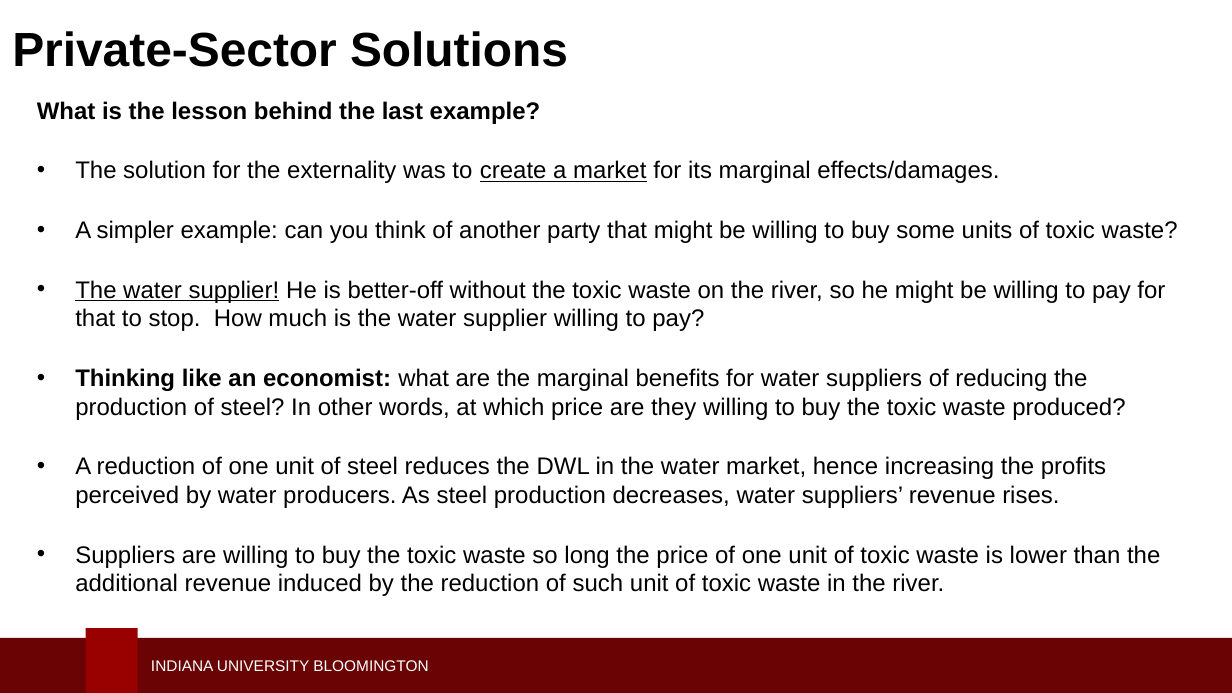
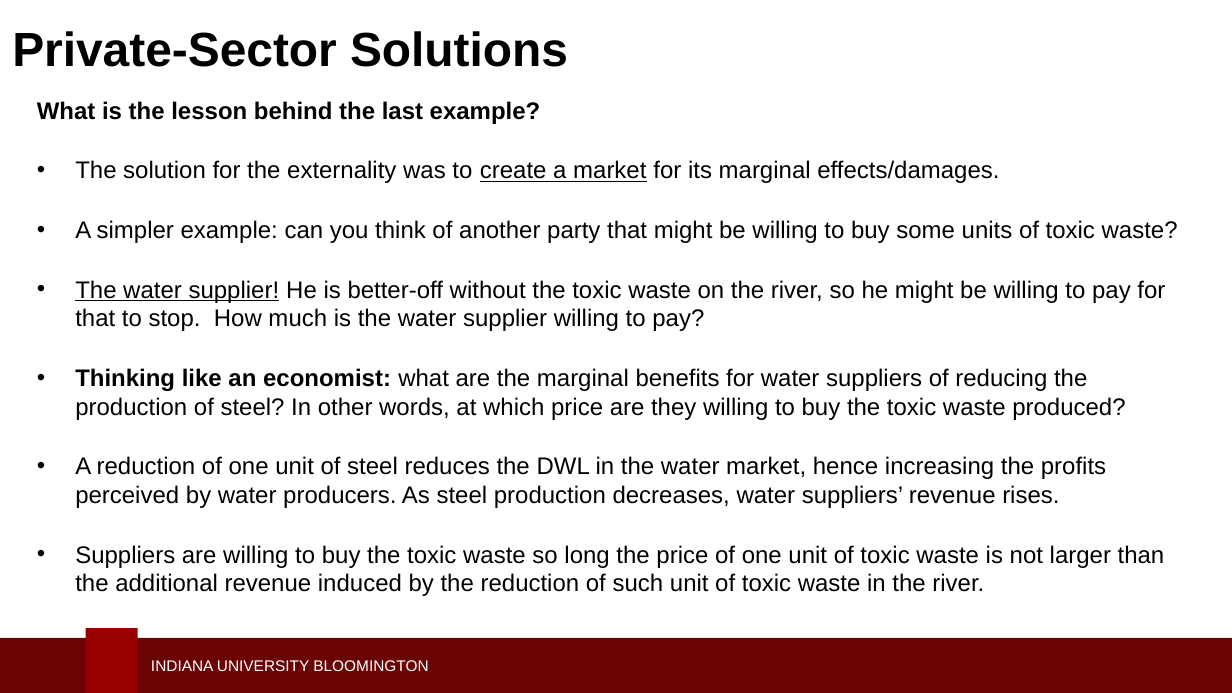
Before and after one commit to LuisNavarro07/Personal_Website, a slide deck: slide 8 of content/teaching/v202/slides/8_Externalities2.pptx. Drawn at 1232x693 pixels with LibreOffice and Linux fonts; fonts in the diff are those of the drawing; background and template pictures are left out. Boxes give left, top, right and bottom in pixels: in the first picture for what was removed or moved away, otherwise in the second. Text is boxed around its words. In the diff, an @@ line names an element or a change of style, - is before the commit and + after.

```diff
--- a/content/teaching/v202/slides/8_Externalities2.pptx
+++ b/content/teaching/v202/slides/8_Externalities2.pptx
@@ text at (75,545,1165,596): text changed @@
-• Suppliers are willing to buy the toxic waste so long the price of one unit of toxic waste is lower than the additional revenue induced by the reduction of such unit of toxic waste in the river.
+• Suppliers are willing to buy the toxic waste so long the price of one unit of toxic waste is not larger than the additional revenue induced by the reduction of such unit of toxic waste in the river.
```
Also in this commit, not shown: 1 other slide changed, 41 other files.
